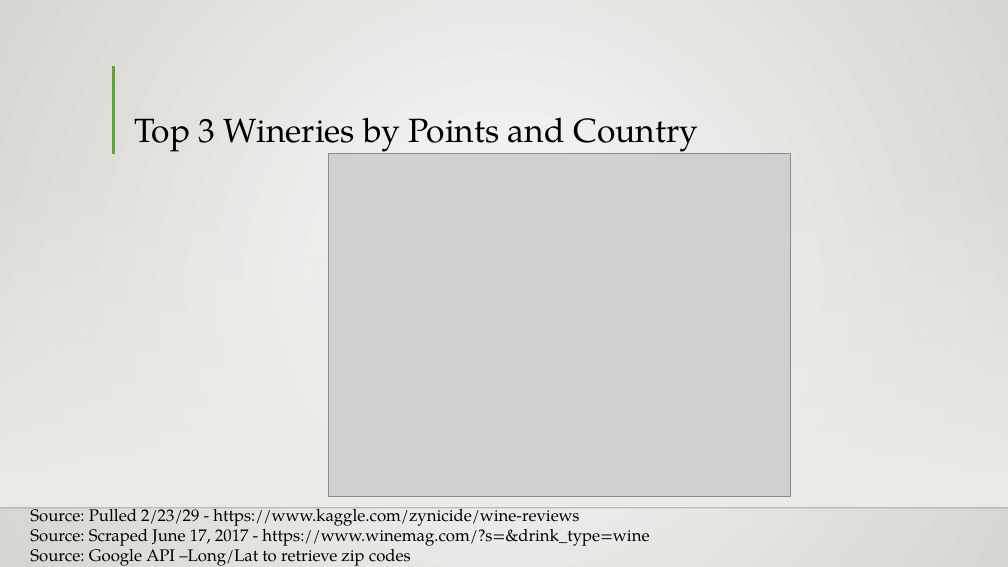
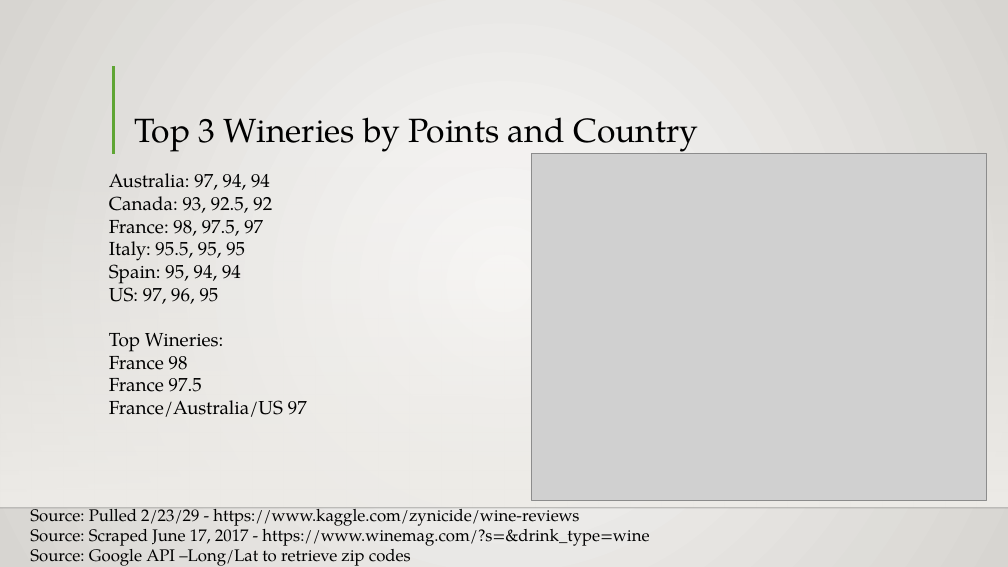
Before and after one commit to drivera537/Data-Historians, a slide deck: slide 16 of Wine_Data.pptx. Drawn at 1008x567 pixels with LibreOffice and Linux fonts; fonts in the diff are those of the drawing; grey boxes stand for pictures; background and template pictures are left out. Boxes give left, top, right and bottom in pixels: in the first picture for what was removed or moved away, otherwise in the second. Text is boxed around its words. In the diff, an @@ line names an element or a change of style, - is before the commit and + after.

```diff
--- a/Wine_Data.pptx
+++ b/Wine_Data.pptx
@@ text added at bbox=[109, 173, 307, 417], 18 pt, text #000000 @@
+Australia: 97, 94, 94
+Canada: 93, 92.5, 92
+France: 98, 97.5, 97
+Italy: 95.5, 95, 95
+Spain: 95, 94, 94
+US: 97, 96, 95
+Top Wineries:
+France 98
+France 97.5
+France/Australia/US 97
@@ picture removed at bbox=[329, 154, 791, 497] @@
@@ picture added at bbox=[532, 154, 987, 501] @@
```
Also in this commit, not shown: 1 other slide changed.
